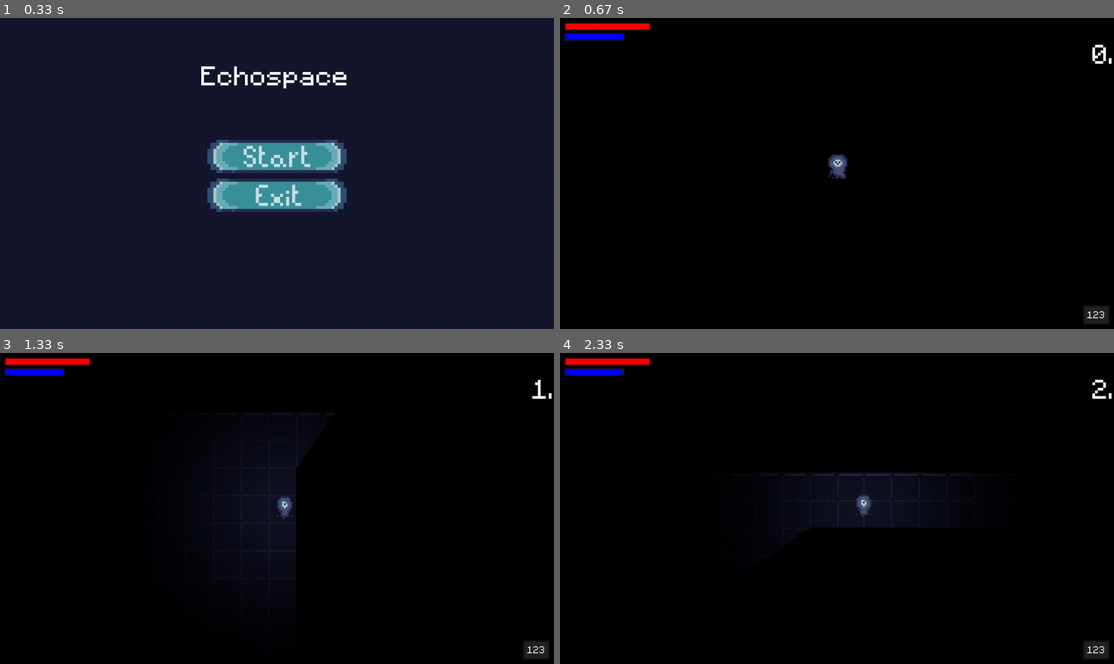
Above: before the commit, frames 1-4 (two rows, left to right).
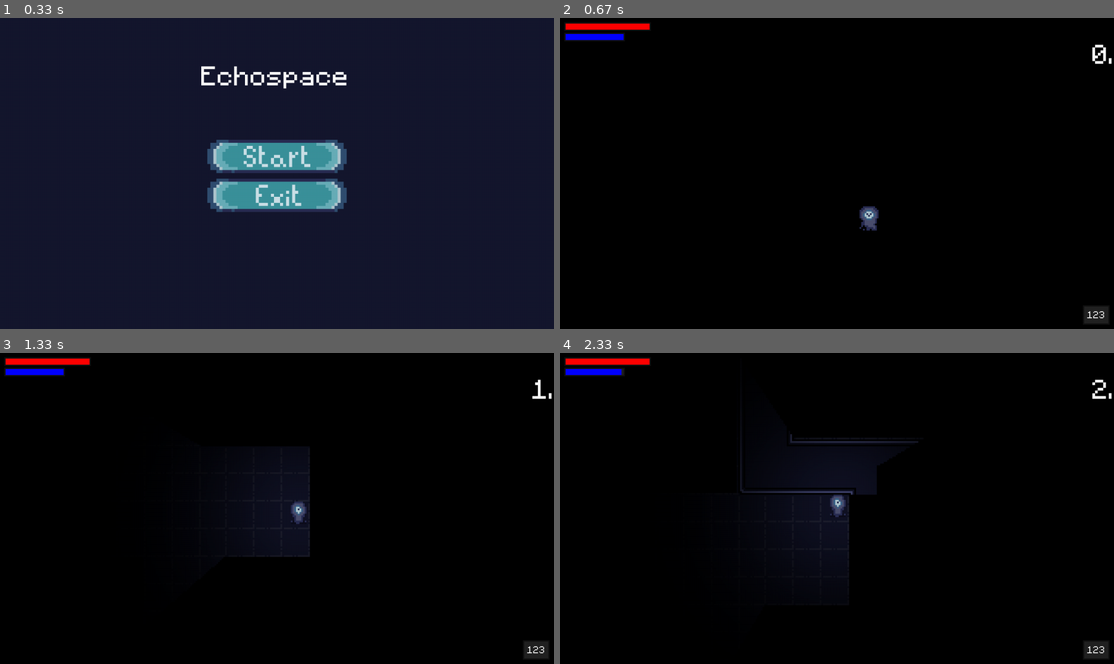
Above: after the commit, the same moments.

Repository: SushiOnToast/pygame-community-spring-jam-2025
Game: pygame game, started from code/main.py
Same seed, same stepped clock (60 frames per second), same inputs: the game is played once before the commit and once after it.
Inputs (mouse positions are in pixels of both pictures, inside the frame that each line leads up to):
- Up to frame 1 (0.33 s): no input
- Up to frame 2 (0.67 s): click (837, 154) at 0.38 s
- Up to frame 3 (1.33 s): hold R 0.67-1.13 s; hold D 0.67-1.13 s; move the mouse to (254, 520) at 0.7 s; hold D from 1.17 s (still down); tap Space at 1.23 s
- Up to frame 4 (2.33 s): tap Space at 1.53, 1.73, 2.07 s; release D at 1.63 s; hold W 1.67-1.97 s; hold D from 2 s (still down)

Frame 1 is identical in both runs. In frame 2, 0.5% of the frame differs, in the area x 48-58%, y 43-69%; in frame 3, 1.2%; in frame 4, 4.1%, in the area x 32-74%, y 26-74%.

Commit message:
add room switching

Diff:
--- a/code/game_mechanics.py
+++ b/code/game_mechanics.py
@@ -117,3 +117,7 @@
 
             surface.blit(self.light_effect, effect_pos)
             surface.blit(new_surface, (0, 0))
+
+class EchoBurst:
+    def __init__(self, cover_surf, player):
+        self.duration = 1500
--- a/code/level.py
+++ b/code/level.py
@@ -15,11 +15,7 @@
     self.time_survived = 0
     self.start_time = pygame.time.get_ticks()
 
-    self.level_index = 3
-
-    # sprite group setup
-    self.visible_sprites = YSortCameraGroup(self.display_surface, self.level_index)
-    self.obstacle_sprites = pygame.sprite.Group()
+    self.level_index = 1
 
     # overlay mask
     self.cover_surf = pygame.Surface((WIDTH, HEIGHT))
@@ -32,7 +28,13 @@
 
     self.last_damage_time = pygame.time.get_ticks()
 
+    self.last_switch_time = 0
+    self.switch_cooldown = 500  # milliseconds
+
   def create_map(self):
+    self.visible_sprites = YSortCameraGroup(self.display_surface, self.level_index)
+    self.obstacle_sprites = pygame.sprite.Group()
+
     layouts = {
         "boundary1": import_csv_layout("../map/boundary1.csv"),
         "boundary2": import_csv_layout("../map/boundary2.csv"),
@@ -54,6 +56,15 @@
         if col != "-1" and col != "295" and col != "1" and col != "2":
           Tile((x, y), [self.obstacle_sprites], "invisible")
 
+  def switch_room(self):
+    current_time = pygame.time.get_ticks()
+    keys = pygame.key.get_pressed()
+
+    if keys[pygame.K_r] and current_time - self.last_switch_time > self.switch_cooldown:
+        self.level_index = (self.level_index % 3) + 1  # Cycle between 1-3
+        self.last_switch_time = current_time
+        self.create_map()
+
   def get_raycasting_points(self, obstacles):
     obstacle_rects = [obstacle.rect for obstacle in obstacles]
     edges = get_all_relevant_edges(obstacle_rects)
@@ -137,6 +148,7 @@
     return state
 
   def run(self):
+    self.switch_room()
     self.render()
     self.visible_sprites.update()
     self.visible_sprites.enemy_update(self.player)
